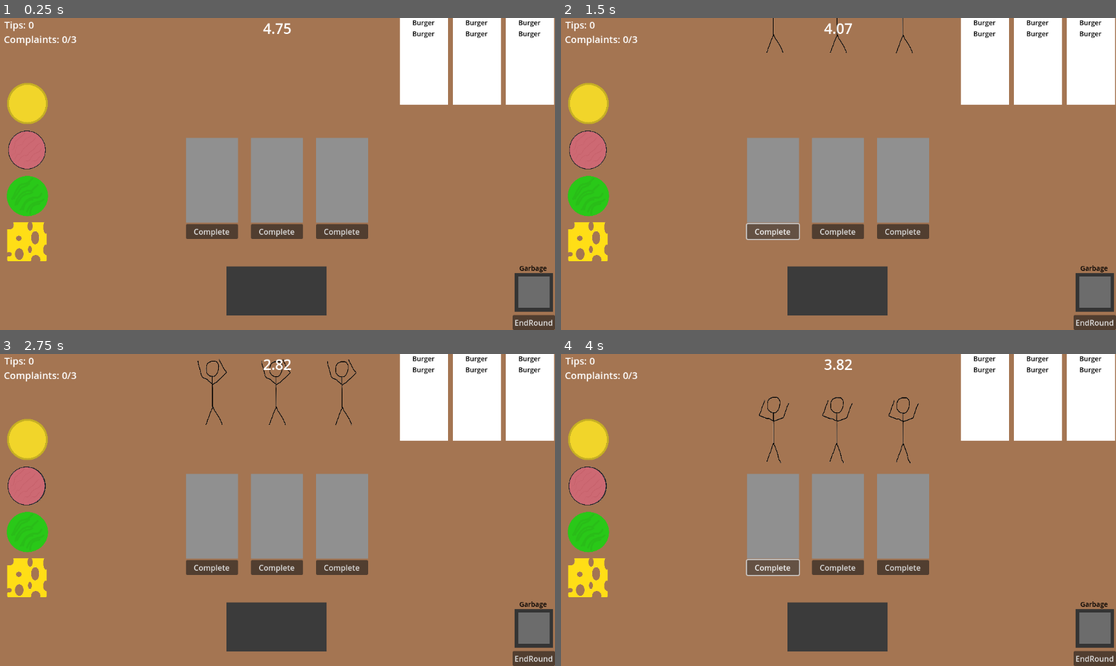
Above: before the commit, frames 1-4 (two rows, left to right).
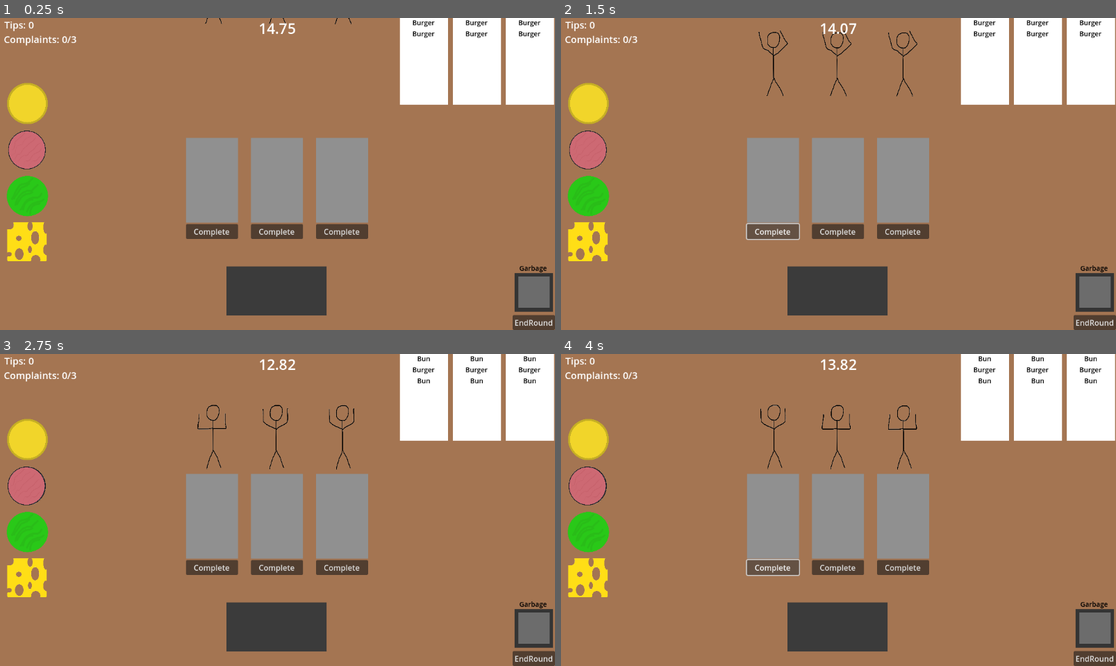
Above: after the commit, the same moments.

Repository: Logan-Flash/Chefs-Up
Game: Godot game, scene res://game_scene.tscn
The game is run twice, just before and just after one commit, with the same random seed, the same clock (stepped at 60 frames per second) and the same inputs.
Inputs (mouse positions are in pixels of both pictures, inside the frame that each line leads up to):
- Up to frame 1 (0.25 s): no input
- Up to frame 2 (1.5 s): click "EndRound" at 0.5 s; click "Complete" at 1.25 s
- Up to frame 3 (2.75 s): click (27, 485) at 2.02 s
- Up to frame 4 (4 s): click "EndRound" at 2.75 s; click "Complete" at 3.5 s

The runs differ from the first frame. In frame 1, 0.2% of the frame differs, in the area x 36-64%, y 0-6%; in frame 2, 0.6%; in frame 3, 1.0%, in the area x 35-98%, y 0-38%; in frame 4, 0.9%.

Commit message:
Connect Orders To customers
Orders now depend on when the customer reaches the desk
Increased speed of customers to remove downtime/wasted round time
Orders are removed from the ticket while there is no customer present

Diff:
--- a/Customer.gd
+++ b/Customer.gd
@@ -1,29 +1,34 @@
 extends Node2D
 
+signal at_desk
 signal frustrated
 @onready var pathFollow = $Path/PathFollow
-var speed = 1
+var speed = 2
 var leaving = false
 var frustration = 0
 var patience_level = 0
+var ordered = false
 
 func _ready() -> void:
 	_new_customer()
 
 # Called every frame. 'delta' is the elapsed time since the previous frame.
 func _process(delta: float) -> void:
-
 	if pathFollow.progress != 256 or leaving:
 		$Path/PathFollow/AnimatedSprite2D.play()
 		$Path/PathFollow/AnimatedSprite2D.animation = "Walk"
 		pathFollow.progress += speed
 	elif pathFollow.progress == 256:
+		if not ordered:
+			ordered = true
+			emit_signal("at_desk")
 		$Path/PathFollow/AnimatedSprite2D.animation = "Idle"
 
 	if pathFollow.progress_ratio == 1:
 		_new_customer()
 
 func _new_customer():
+	ordered = false
 	leaving = false
 	pathFollow.progress_ratio = 0
 	frustration = 0
--- a/game_scene.tscn
+++ b/game_scene.tscn
@@ -67,7 +67,7 @@
 rotation = -1.57801
 
 [node name="RoundTimer" parent="." instance=ExtResource("3_2dcb2")]
-time = 5
+time = 15
 
 [node name="Order1" type="Node2D" parent="." node_paths=PackedStringArray("order_label")]
 position = Vector2(880, 90)
@@ -296,8 +296,11 @@
 offset_bottom = 78.0
 label_settings = SubResource("LabelSettings_oxyq1")
 
+[connection signal="at_desk" from="Customer1" to="Order1" method="_on_customer_1_at_desk"]
 [connection signal="frustrated" from="Customer1" to="." method="_on_customer_1_frustrated"]
+[connection signal="at_desk" from="Customer2" to="Order2" method="_on_customer_2_at_desk"]
 [connection signal="frustrated" from="Customer2" to="." method="_on_customer_2_frustrated"]
+[connection signal="at_desk" from="Customer3" to="Order3" method="_on_customer_3_at_desk"]
 [connection signal="frustrated" from="Customer3" to="." method="_on_customer_3_frustrated"]
 [connection signal="round_end" from="RoundTimer" to="Customer1" method="_on_round_timer_round_end"]
 [connection signal="round_end" from="RoundTimer" to="Customer2" method="_on_round_timer_round_end"]
--- a/main.gd
+++ b/main.gd
@@ -50,9 +50,12 @@
 
 func _on_customer_1_frustrated() -> void:
 	_recieve_complaint()
+	$Order1._clear_order()
 
 func _on_customer_2_frustrated() -> void:
 	_recieve_complaint()
+	$Order2._clear_order()
 
 func _on_customer_3_frustrated() -> void:
 	_recieve_complaint()
+	$Order3._clear_order()
--- a/order.gd
+++ b/order.gd
@@ -24,9 +24,15 @@
 		order_string += item + "\n"
 	order_label.text = order_string
 
-func _clear_label():
-	order_label.text = ""
+func _clear_order():
+	order = []
+	_set_label_text()
 
-#On customer leaves, clear the label
+func _on_customer_1_at_desk() -> void:
+	_generate_order()
 
-#On new customer enters, generate new order
+func _on_customer_2_at_desk() -> void:
+	_generate_order()
+
+func _on_customer_3_at_desk() -> void:
+	_generate_order()
--- a/order_tray.gd
+++ b/order_tray.gd
@@ -7,7 +7,7 @@
 
 func _is_order_complete() -> bool:
 	#Simple first check to see if the number of items is the same
-	if items_in_tray.size() != order_node.order.size():
+	if items_in_tray.size() != order_node.order.size() or order_node.order.size() == 0:
 		return false
 
 	#Check that there are the correct number of anything
@@ -31,7 +31,7 @@
 func _complete_order():
 	for item in items_in_tray:
 		item.item_ref.garbage = true
-	order_node._generate_order() #Remove after adding customers
+	order_node._clear_order()
 	emit_signal("complete_order")
 
 func _add_item_to_tray(item : Area2D):
